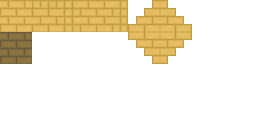
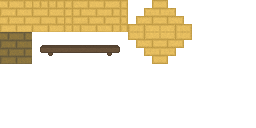
The second 256 × 128 image is a revision of the first. Changes to its layers:
added layer "platform" above "platform-left copy" over (64, 45, 96, 53)
added layer "platform-left copy" above "sandstone-wall copy #2" over (96, 45, 120, 56)
added layer "platform-left" above "sandstone-wall copy" over (40, 45, 64, 56)
